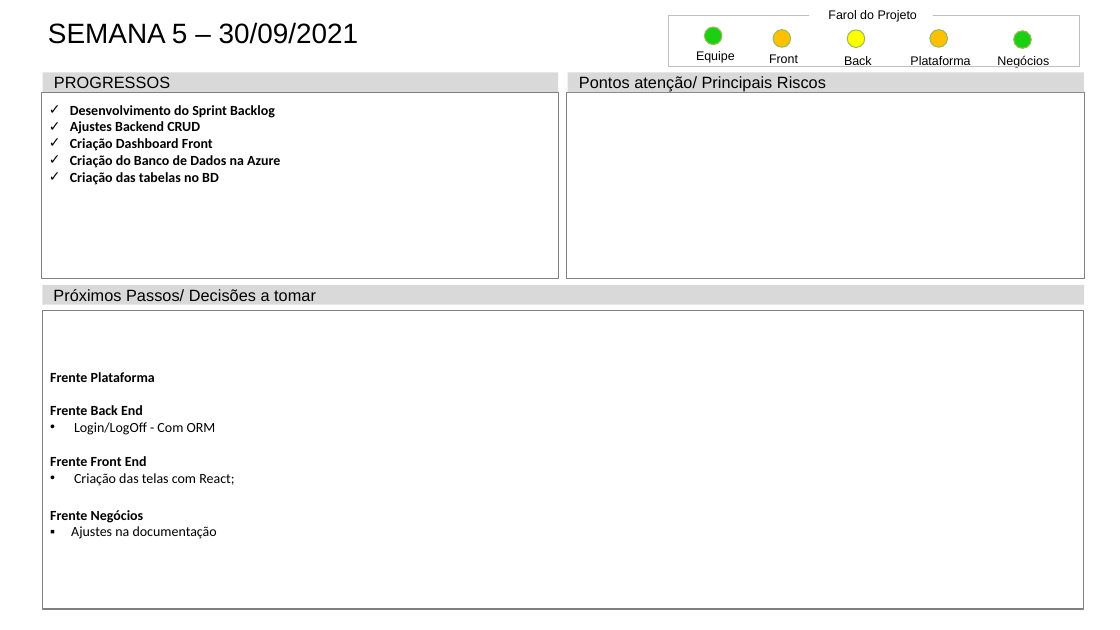
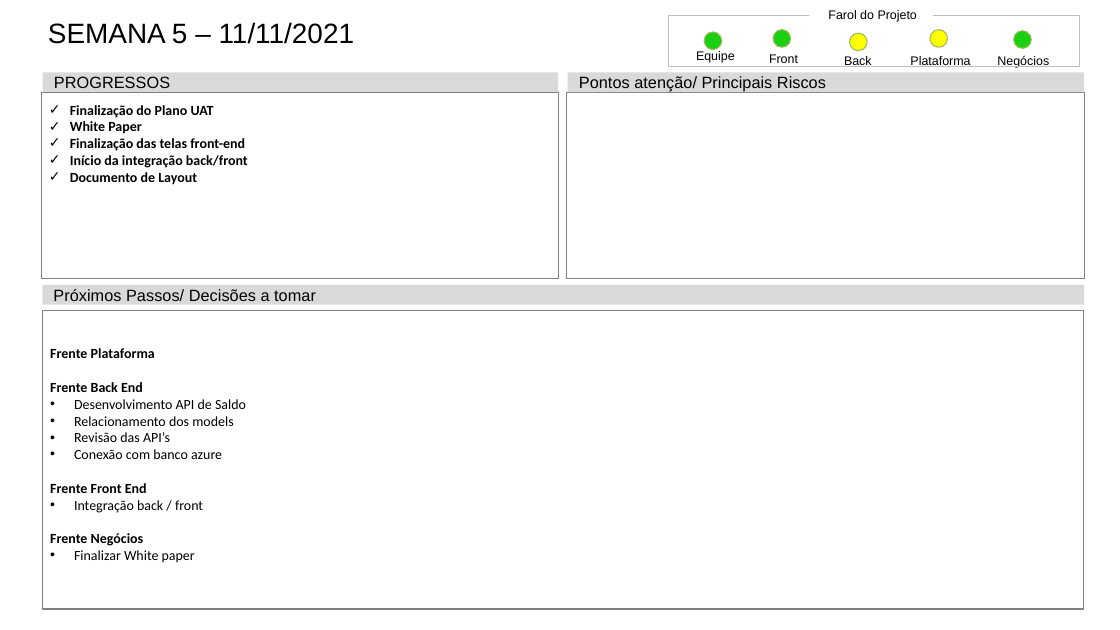
Before and after one commit to Lucassouza849/grupoPi3Semestre, a slide deck: slide 3 of Documentação/Status Report/Status Report - Grupo 6.pptx (slide 8 before the commit). Drawn at 1120x630 pixels with LibreOffice and Linux fonts; fonts in the diff are those of the drawing. Boxes give left, top, right and bottom in pixels: in the first picture for what was removed or moved away, otherwise in the second. Text is boxed around its words. In the diff, an @@ line names an element or a change of style, - is before the commit and + after.

Commit message:
white papar, uat e atualizacao docs

```diff
--- a/Documentação/Status Report/Status Report - Grupo 6.pptx
+++ b/Documentação/Status Report/Status Report - Grupo 6.pptx
@@ title at (x1=48, y1=22, x2=355, y2=44): text changed @@
-SEMANA 5 – 30/09/2021
+SEMANA 5 – 11/11/2021
@@ ellipse moved from (x1=705, y1=27, x2=722, y2=44) to (x1=704, y1=32, x2=722, y2=50) @@
@@ ellipse at (x1=773, y1=30, x2=791, y2=47): fill #FFC000 to #1BCF13 @@
@@ ellipse at (x1=930, y1=30, x2=948, y2=47): fill #FFC000 to #FFFF00 @@
@@ text in rectangle at (x1=70, y1=105, x2=248, y2=185): text changed @@
-✓ Desenvolvimento do Sprint Backlog
-✓ Ajustes Backend CRUD
-✓ Criação Dashboard Front
-✓ Criação do Banco de Dados na Azure
-✓ Criação das tabelas no BD
+✓ Finalização do Plano UAT
+✓ White Paper
+✓ Finalização das telas front-end
+✓ Início da integração back/front
+✓ Documento de Layout
@@ text in rectangle at (x1=74, y1=399, x2=246, y2=459): text changed @@
-  • Login/LogOff - Com ORM
+  • Desenvolvimento API de Saldo
+  • Relacionamento dos models
+  • Revisão das API’s
+  • Conexão com banco azure
@@ text in rectangle at (x1=74, y1=500, x2=203, y2=513): text changed @@
-  • Criação das telas com React;
+  • Integração back / front
@@ text in rectangle at (x1=74, y1=550, x2=195, y2=563): text changed @@
-  ▪ Ajustes na documentação
+  • Finalizar White paper
```
Also in this commit, not shown: 2 other slides changed, 5 slides removed, 5 other files.
